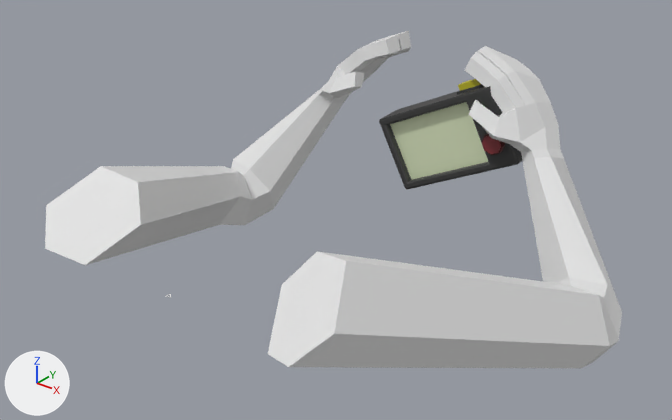
One commit to the FBX model Assets/Art/Models/GameMachine/GameMachine.fbx: the scene before it, then after it.
The view is the same before and after, from a 50 mm lens placed at (11.3, -19.21, 7.44), pointed at (-0.83, -4.05, -1.96). Every picture has the same lights, and +X, +Y and +Z are marked at lower left. The picture after the commit comes second. Where no turn or scale is listed for an object, it has been applied to the vertices.
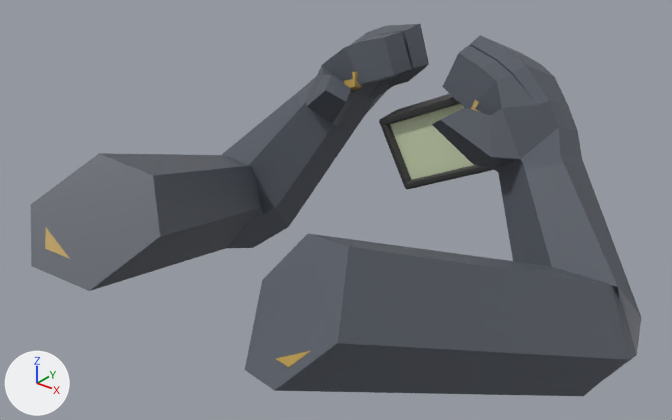
Boxes (x1, y1, x2, y2) around the edits, measured in the pictures (672 x 420 px):
'Cube.006', recoloured, moved, rescaled (not visible before)
    after: (30, 24, 641, 396)
'Cube.005', recoloured
    both: (45, 71, 480, 367)

The change, as a diff of the scene's bpy script:
```diff
--- a/Assets/Art/Models/GameMachine/GameMachine.fbx.py
+++ b/Assets/Art/Models/GameMachine/GameMachine.fbx.py
@@ mat_material @@
+mat_material = principled_material('Material')
+mat_material.base_color = (0.472, 0.307, 0.0682)  # orange #b7964a
@@ mat_material_008 @@
+mat_material_008 = principled_material('Material.008')
+mat_material_008.base_color = (0.0986, 0.11, 0.136)  # dark grey #585d67
@@ me_cube_006 @@
 me_cube_006.from_pydata(...)  # 176 vertices, 168 faces; spans x -6.25..6.25, y -9.52..1.1, z -7.71..-1.69
+me_cube_006.materials.append(mat_material)  # orange #b7964a
@@ me_cube_007 @@
 me_cube_007.from_pydata(...)  # 178 vertices, 168 faces; spans x -6.68..6.68, y -9.9..1.52, z -5.53..1.32
+me_cube_007.materials.append(mat_material_008)  # dark grey #585d67
@@ ob_cube_006 @@
 ob_cube_006 = bpy.data.objects.new('Cube.006', me_cube_007)
-ob_cube_006.location = (-0.28, -9.62, -1.41)
-ob_cube_006.scale = (0.00793, 0.00793, 0.00793)
+ob_cube_006.location = (-0.88, 0.0, 0.0)
```
